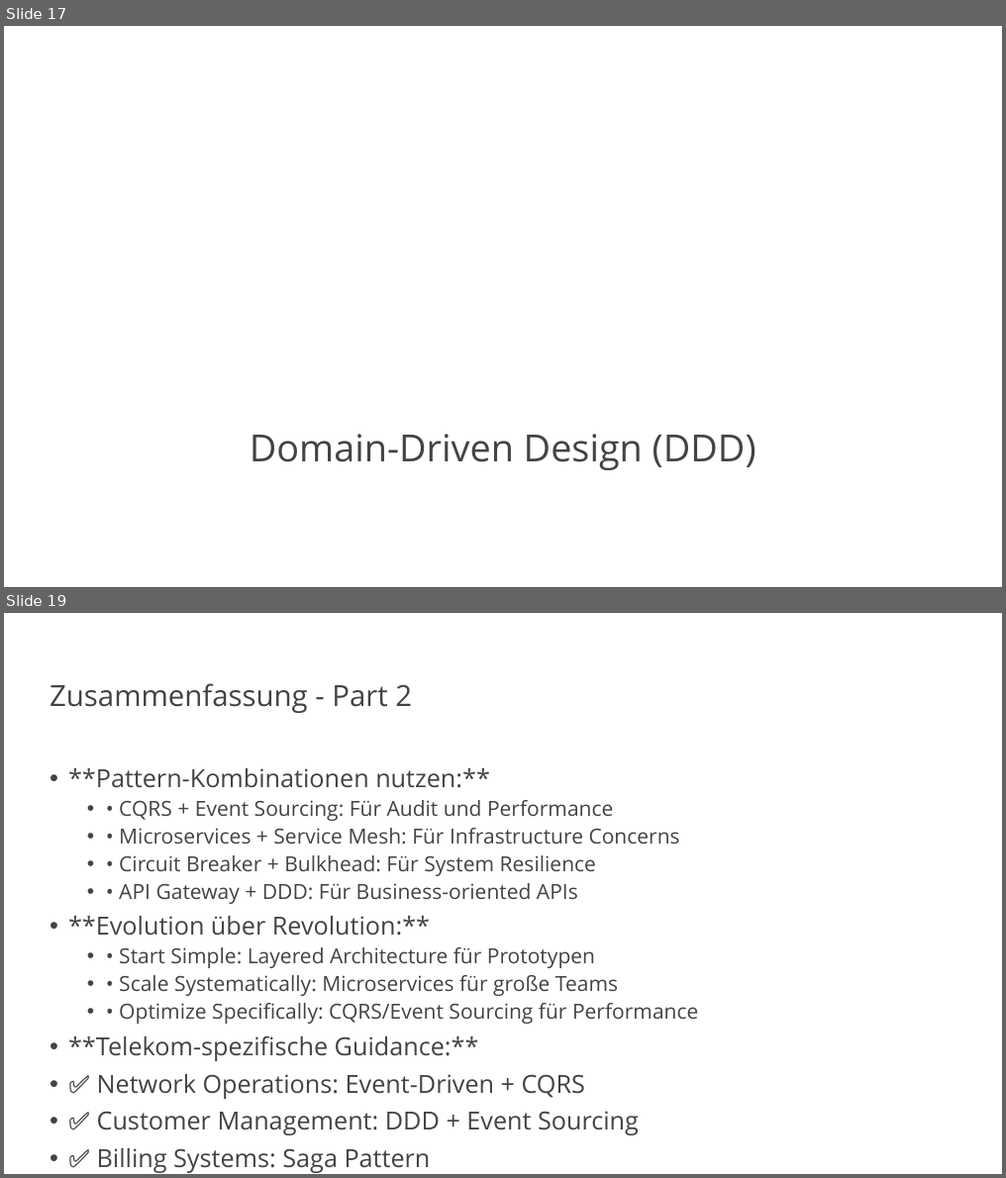
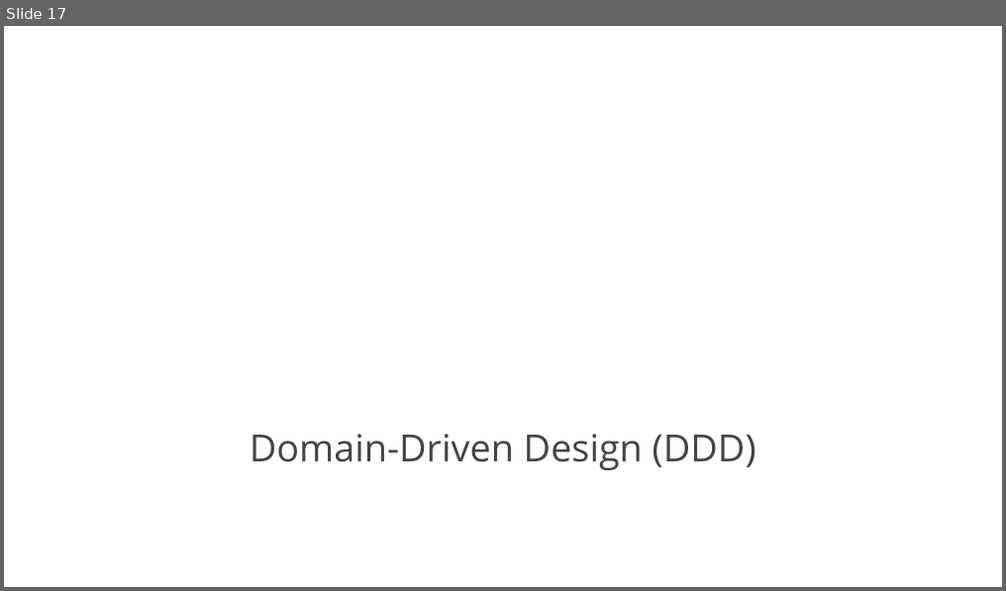
Before and after one commit to vanillacore-net/september-2025-telekom-training, a slide deck: presentations/powerpoint/arch-patterns-part2.pptx. Shown one above the other, each under a label of ours: slides 17 and 19 before the commit, slide 17 after it; the slides between them are not shown. The pictures are 1006x1178 and 1006x591 pixels, drawn with LibreOffice and Linux fonts; fonts in the diff are those of the drawing; background and template pictures are left out. Boxes give left, top, right and bottom in pixels: in the first picture for what was removed or moved away, otherwise in the second. Text is boxed around its words. In the diff, an @@ line names an element or a change of style, - is before the commit and + after.

```diff
--- a/presentations/powerpoint/arch-patterns-part2.pptx
+++ b/presentations/powerpoint/arch-patterns-part2.pptx
@@ slide 19 removed at (4,613,1002,1174), background #FFFFFF @@
@@ title removed at (50,683,412,713) @@
-Zusammenfassung - Part 2
@@ text removed at (68,768,698,1173) @@
-• **Pattern-Kombinationen nutzen:**
-  • • CQRS + Event Sourcing: Für Audit und Performance
-  • • Microservices + Service Mesh: Für Infrastructure Concerns
-  • • Circuit Breaker + Bulkhead: Für System Resilience
-  • • API Gateway + DDD: Für Business-oriented APIs
-• **Evolution über Revolution:**
-  • • Start Simple: Layered Architecture für Prototypen
-  • • Scale Systematically: Microservices für große Teams
-  • • Optimize Specifically: CQRS/Event Sourcing für Performance
-• **Telekom-spezifische Guidance:**
-• ✅ Network Operations: Event-Driven + CQRS
-• ✅ Customer Management: DDD + Event Sourcing
-• ✅ Billing Systems: Saga Pattern
-• ✅ Legacy Integration: Strangler Fig Pattern
```
Also in this commit, not shown: 10 slides changed, 8 slides added, 1 other slide removed, 5 other files.
